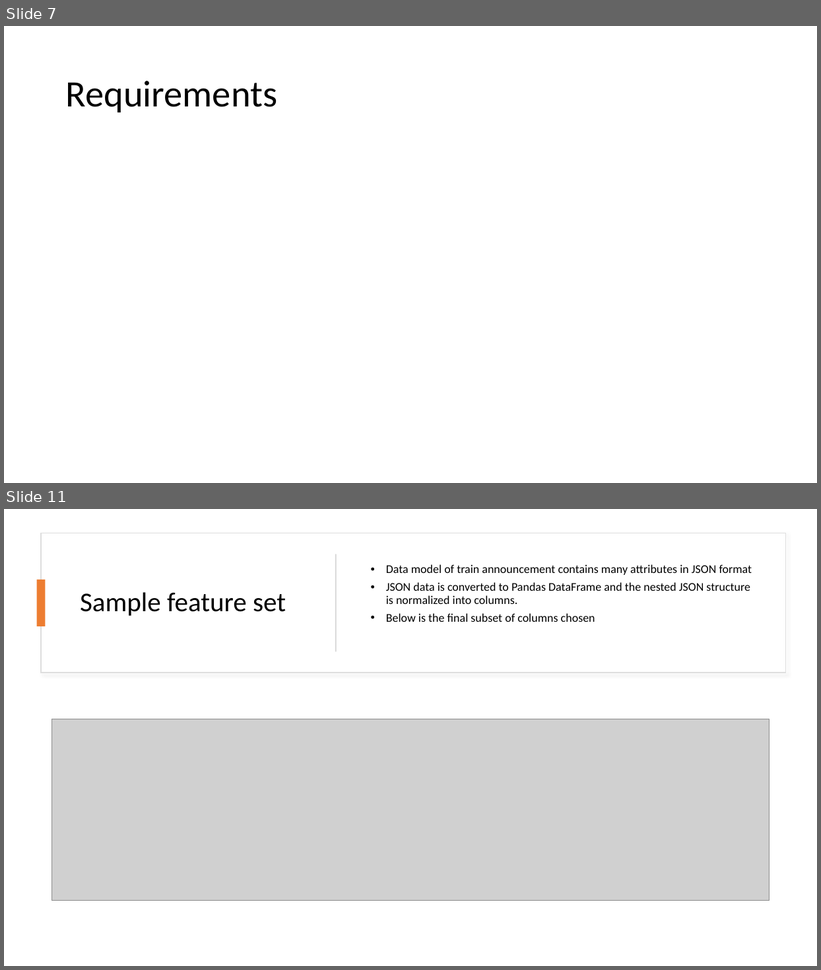
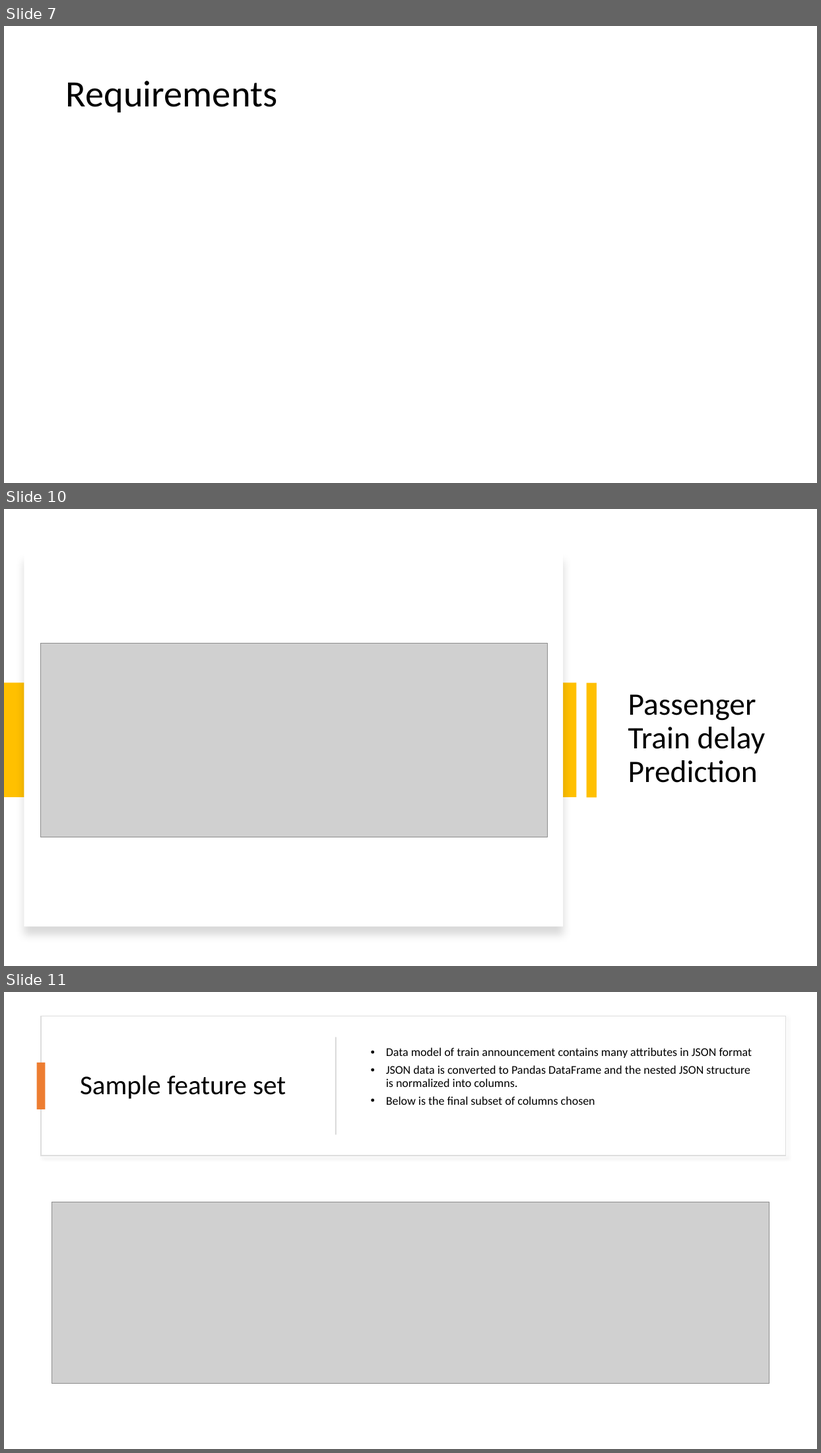
Before and after one commit to ziaulchowdhury/train-delay-prediction-system, a slide deck: documentation/ML_Project.pptx. Shown one above the other, each under a label of ours: slides 7 and 11 before the commit, slides 7, 10 and 11 after it; the slides between them are not shown. The pictures are 821x970 and 821x1453 pixels, drawn with LibreOffice and Linux fonts; fonts in the diff are those of the drawing; grey boxes stand for pictures. Boxes give left, top, right and bottom in pixels: in the first picture for what was removed or moved away, otherwise in the second. Text is boxed around its words. In the diff, an @@ line names an element or a change of style, - is before the commit and + after.

```diff
--- a/documentation/ML_Project.pptx
+++ b/documentation/ML_Project.pptx
@@ slide 10 added at [4,509,817,966], background #FFFFFF @@
@@ rectangle added at [24,553,564,927], fill #FFFFFF @@
@@ picture added at [40,643,548,837] @@
@@ rectangle added at [4,683,577,798], fill #FFC000 @@
@@ rectangle added at [586,683,597,798], fill #FFC000 @@
@@ title added at [628,694,766,783], 37 pt, text #000000 @@
+Passenger Train delay Prediction
```
Also in this commit, not shown: 3 slides changed, 5 other slides added, 6 slides removed.
